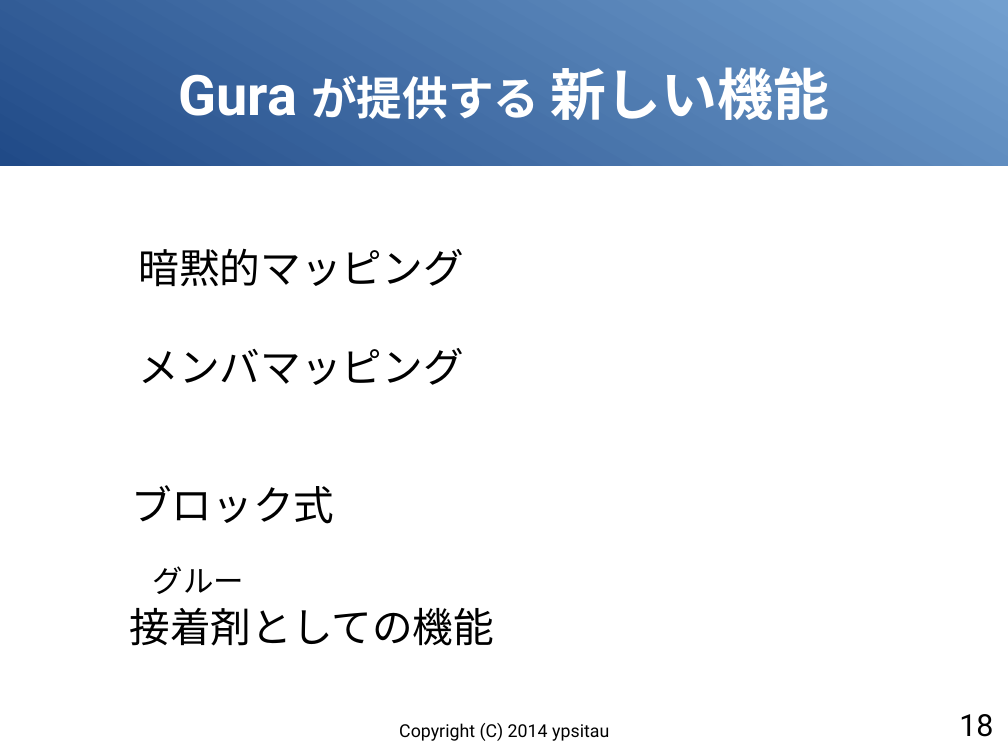
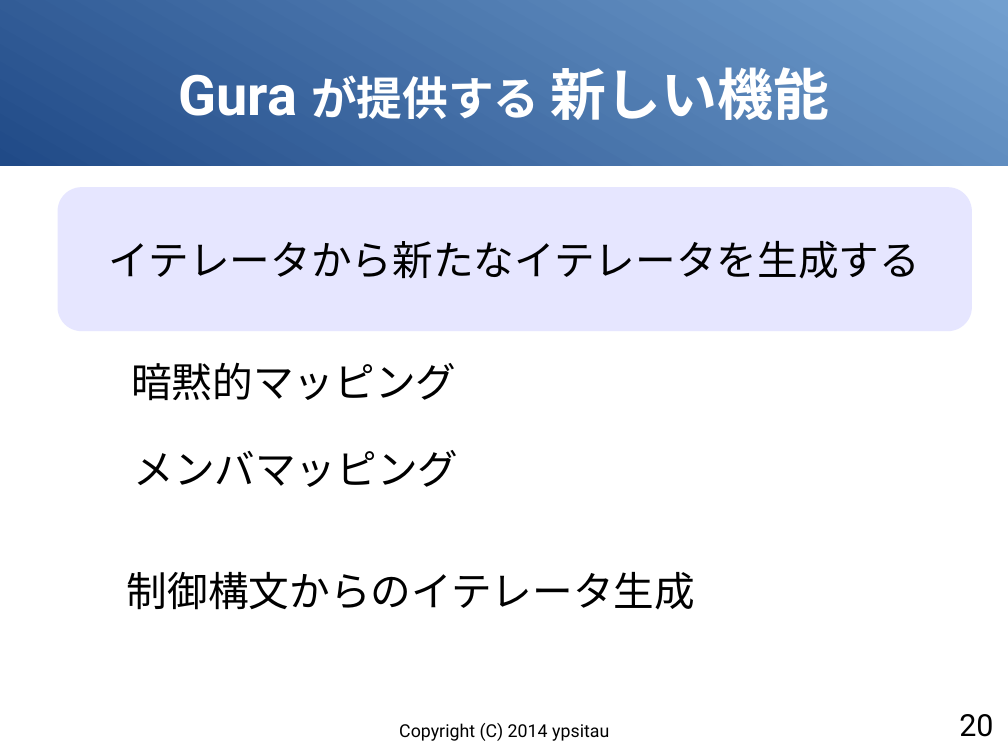
Before and after one commit to gura-lang/gura-doc, a slide deck: slide 20 of presentation/gura-introduction.odp (slide 18 before the commit). Drawn at 1008x756 pixels with LibreOffice and Linux fonts; fonts in the diff are those of the drawing. Boxes give left, top, right and bottom in pixels: in the first picture for what was removed or moved away, otherwise in the second. Text is boxed around its words. In the diff, an @@ line names an element or a change of style, - is before the commit and + after.

```diff
--- a/presentation/gura-introduction.odp
+++ b/presentation/gura-introduction.odp
@@ rounded rectangle added at [58,188,972,331], fill #E6E6FF, 32 pt, text #000000 @@
+イテレータから新たなイテレータを生成する
@@ text "暗黙的マッピング": place and size @@
-text "暗黙的マッピング" at [139,248,464,287]
+text "暗黙的マッピング" at [131,362,456,401]
@@ text "メンバマッピング": place and size @@
-text "メンバマッピング" at [139,348,464,385]
+text "メンバマッピング" at [133,450,458,487]
@@ text removed at [131,485,334,524] @@
-ブロック式
@@ text removed at [153,566,244,594] @@
-グルー
@@ text added at [127,572,695,610], 32 pt, text #000000 @@
+制御構文からのイテレータ生成
@@ text removed at [129,608,494,646] @@
-接着剤としての機能
@@ page number at [959,714,993,737]: text changed @@
-18
+20
```
Also in this commit, not shown: 14 other slides changed, 3 slides added, 3 slides removed.
